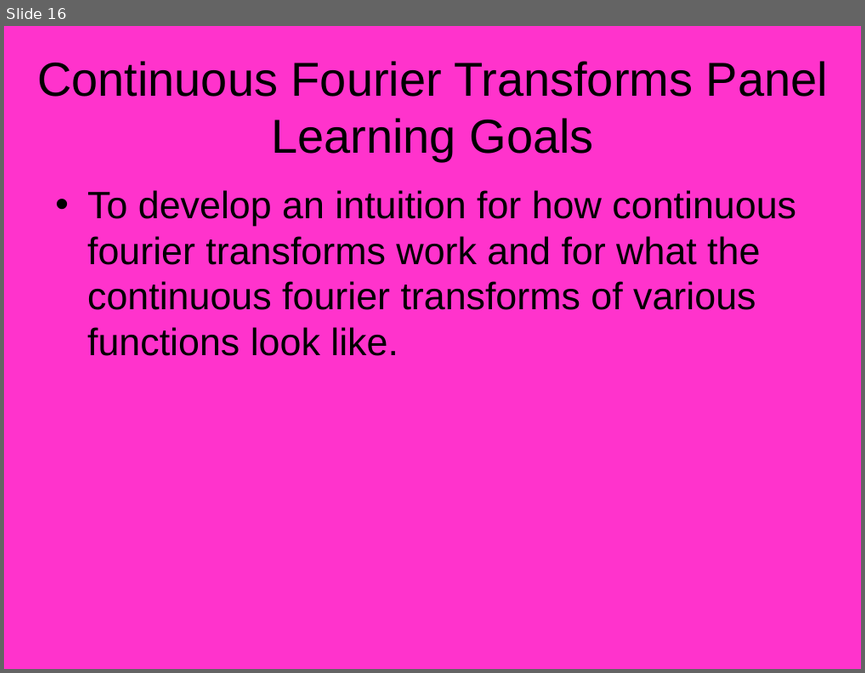
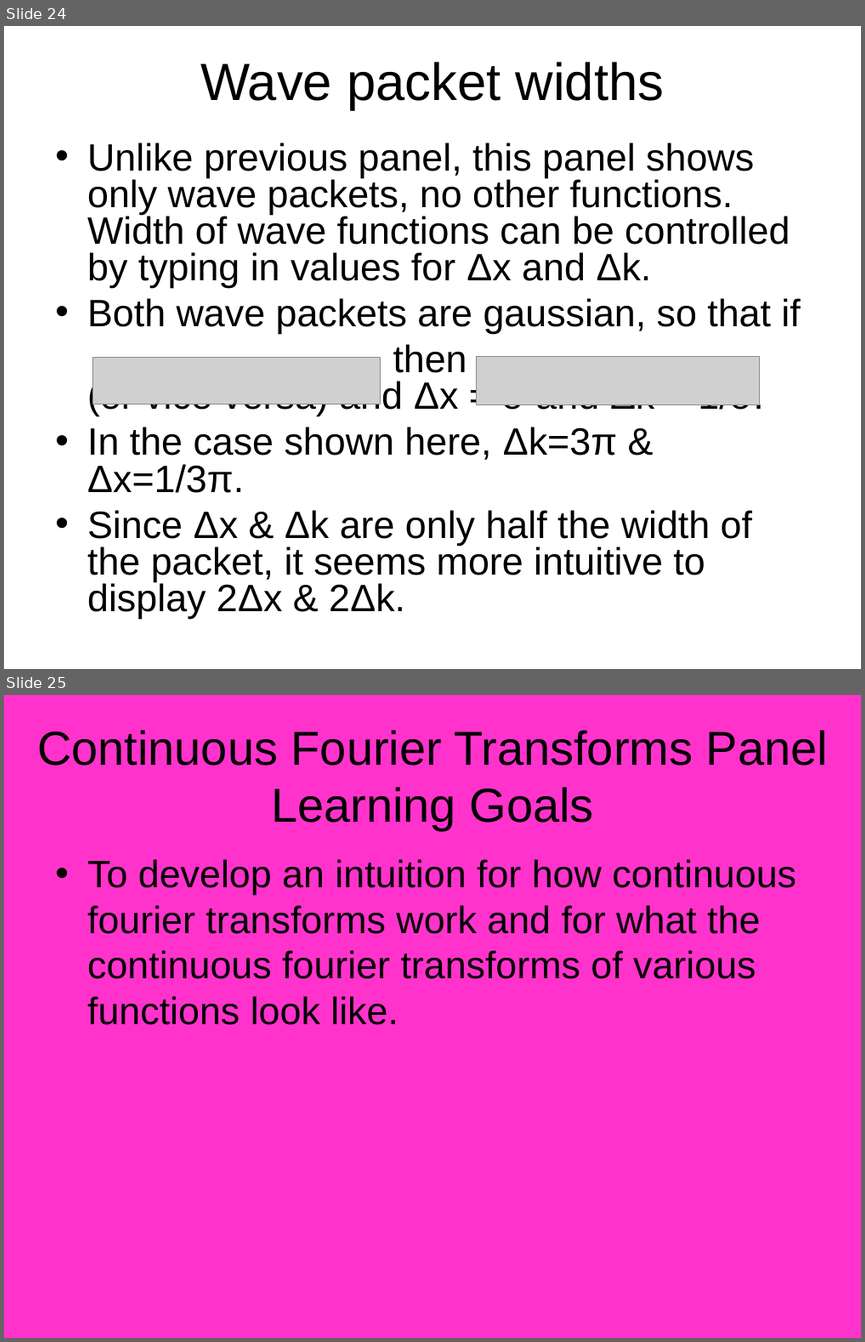
Before and after one commit to mleoking/PhET, a slide deck: fourier/doc/Fourier_Design_Outline.ppt. Shown one above the other, each under a label of ours: slide 16 before the commit, slides 24 and 25 after it. The pictures are 865x673 and 865x1342 pixels, drawn with LibreOffice and Linux fonts; fonts in the diff are those of the drawing; grey boxes stand for pictures. Boxes give left, top, right and bottom in pixels: in the first picture for what was removed or moved away, otherwise in the second. Text is boxed around its words. In the diff, an @@ line names an element or a change of style, - is before the commit and + after.

```diff
--- a/fourier/doc/Fourier_Design_Outline.ppt
+++ b/fourier/doc/Fourier_Design_Outline.ppt
@@ slide 24 added at (4,26,861,669), background #FFFFFF @@
@@ title added at (200,62,664,110), 44 pt, text #000000 @@
+Wave packet widths
@@ text added at (87,142,800,618), 32 pt, text #000000 @@
+• Unlike previous panel, this panel shows only wave packets, no other functions. Width of wave functions can be controlled by typing in values for Δx and Δk.
+• Both wave packets are gaussian, so that if
+, then , (or vice versa) and Δx = σ and Δk = 1/σ.
+• In the case shown here, Δk=3π & Δx=1/3π.
+• Since Δx & Δk are only half the width of the packet, it seems more intuitive to display 2Δx & 2Δk.
@@ picture added at (93,357,381,404) @@
@@ picture added at (476,356,760,405) @@
@@ what was slide 16 is now slide 25 @@
```
Also in this commit, not shown: 11 slides changed, 15 other slides added, 6 slides removed.
